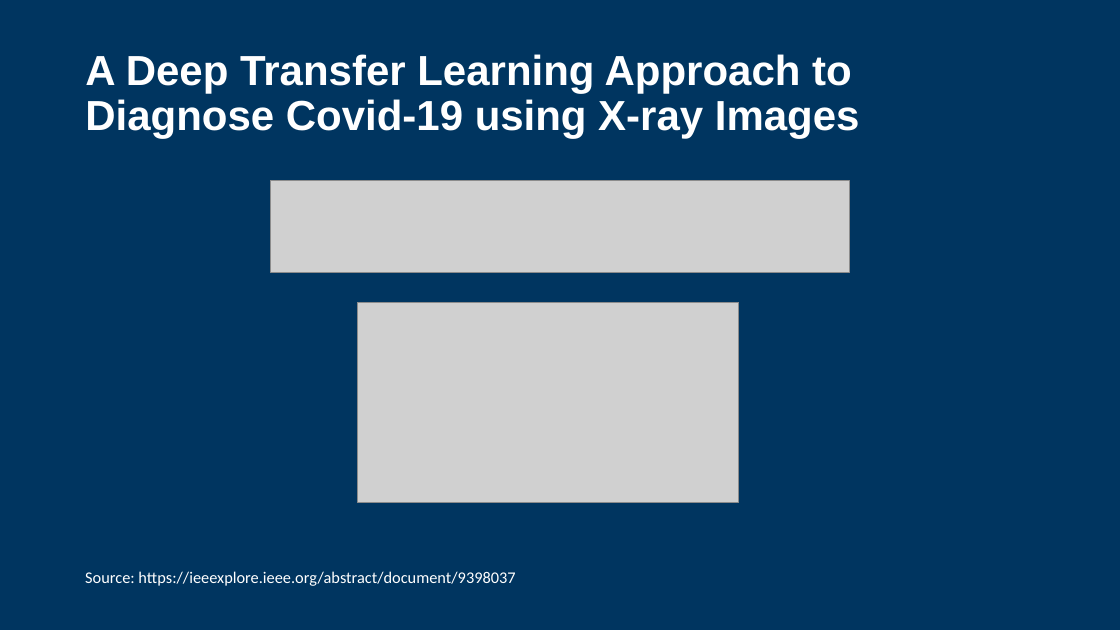
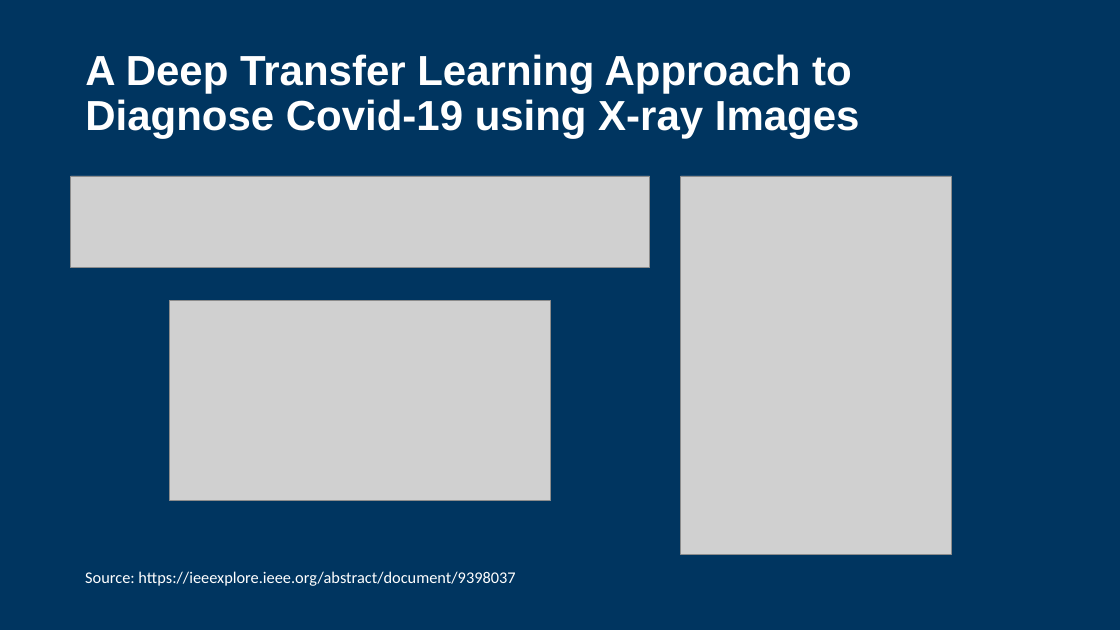
Before and after one commit to fernand0labra/ltu-M7016H, a slide deck: slide 21 of docs/presentation.pptx (slide 20 before the commit). Drawn at 1120x630 pixels with LibreOffice and Linux fonts; fonts in the diff are those of the drawing; grey boxes stand for pictures; background and template pictures are left out. Boxes give left, top, right and bottom in pixels: in the first picture for what was removed or moved away, otherwise in the second. Text is boxed around its words. In the diff, an @@ line names an element or a change of style, - is before the commit and + after.

```diff
--- a/docs/presentation.pptx
+++ b/docs/presentation.pptx
@@ picture: place and size @@
-picture at box(271, 181, 849, 272)
+picture at box(71, 176, 649, 267)
@@ picture added at box(681, 176, 951, 555) @@
@@ picture: place and size @@
-picture at box(357, 302, 739, 502)
+picture at box(170, 301, 551, 501)
```
Also in this commit, not shown: 19 other slides changed, 3 slides added.
